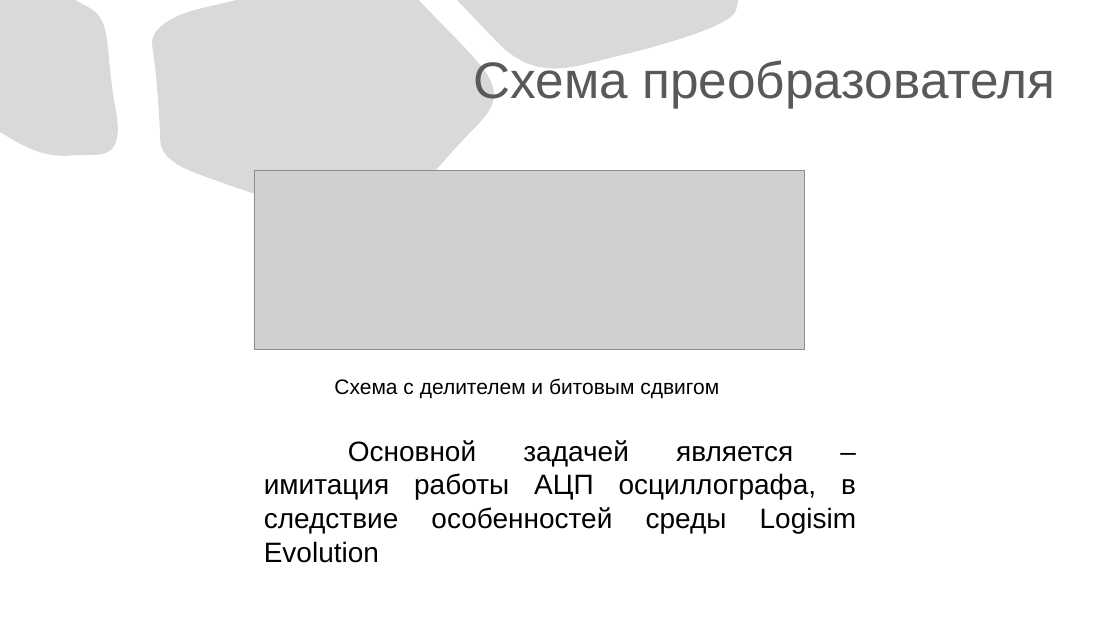
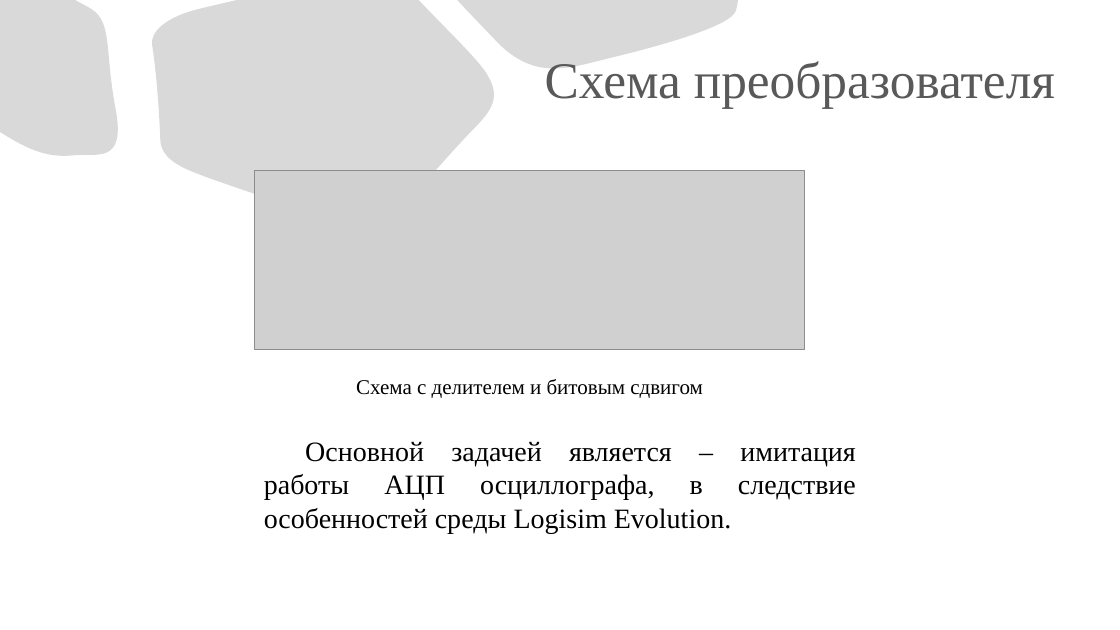
Before and after one commit to eterline/course-project-oscilloscope, a slide deck: slide 6 of save-to-usb/Презентация «Осциллограф».pptx. Drawn at 1120x630 pixels with LibreOffice and Linux fonts; fonts in the diff are those of the drawing; grey boxes stand for pictures. Boxes give left, top, right and bottom in pixels: in the first picture for what was removed or moved away, otherwise in the second. Text is boxed around its words. In the diff, an @@ line names an element or a change of style, - is before the commit and + after.

```diff
--- a/save-to-usb/Презентация «Осциллограф».pptx
+++ b/save-to-usb/Презентация «Осциллограф».pptx
@@ title "Схема преобразователя" at (545, 61, 1055, 109): font Arial to Times New Roman @@
@@ text "Схема с делителем и битовым ..." at (356, 379, 703, 398): font Arial to Times New Roman; alignment left to centre @@
@@ text at (264, 441, 856, 533): text changed; font Arial to Times New Roman @@
-Основной задачей является – имитация работы АЦП осциллографа, в следствие особенностей среды Logisim Evolution
+Основной задачей является – имитация работы АЦП осциллографа, в следствие особенностей среды Logisim Evolution.
```
Also in this commit, not shown: 8 other slides changed, 9 slides added, 1 slide removed, 38 other files.
